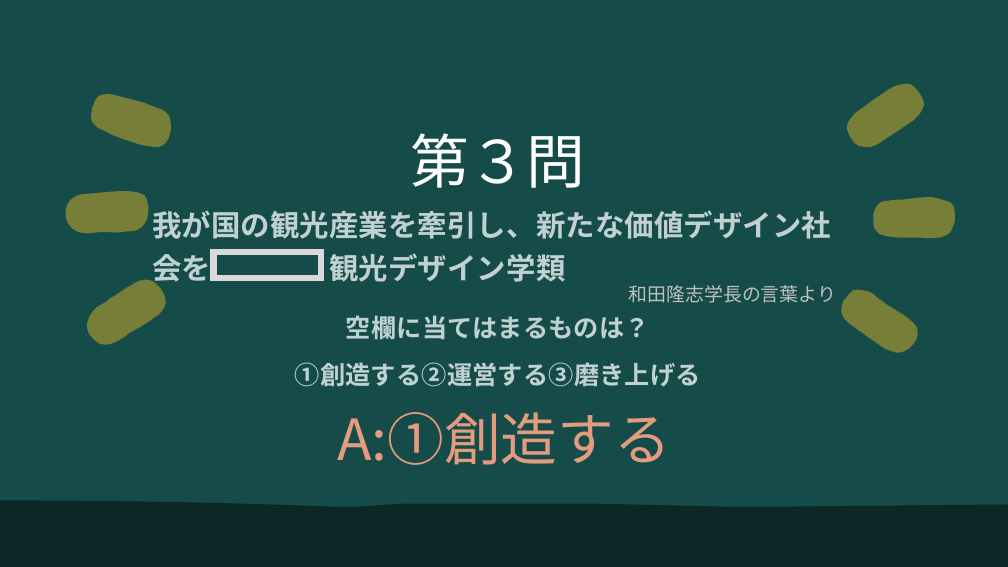
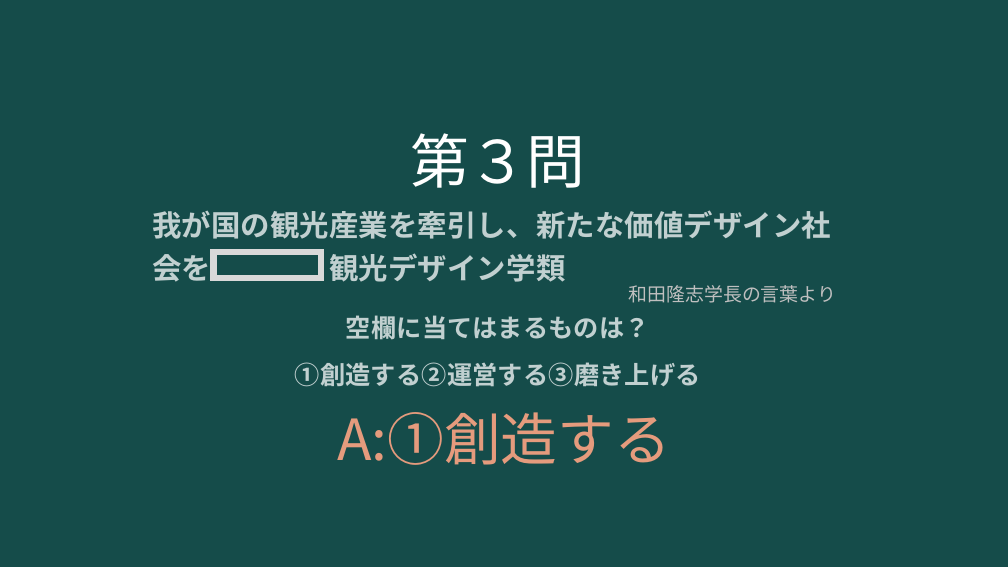
Before and after one commit to ogawa3427/utils, a slide deck: slide 4 of 2024answer/answer.pptx. Drawn at 1008x567 pixels with LibreOffice and Linux fonts; fonts in the diff are those of the drawing. Boxes give left, top, right and bottom in pixels: in the first picture for what was removed or moved away, otherwise in the second. Text is boxed around its words. In the diff, an @@ line names an element or a change of style, - is before the commit and + after.

```diff
--- a/2024answer/answer.pptx
+++ b/2024answer/answer.pptx
@@ rectangle removed at (0,0,1008,567) @@
@@ rectangle added at (0,0,1008,567), fill #154C4A @@
@@ group removed at (48,71,955,365): 6 freeform shapes @@
@@ freeform shape removed at (0,500,1008,567) @@
```
Also in this commit, not shown: 7 other slides changed.
